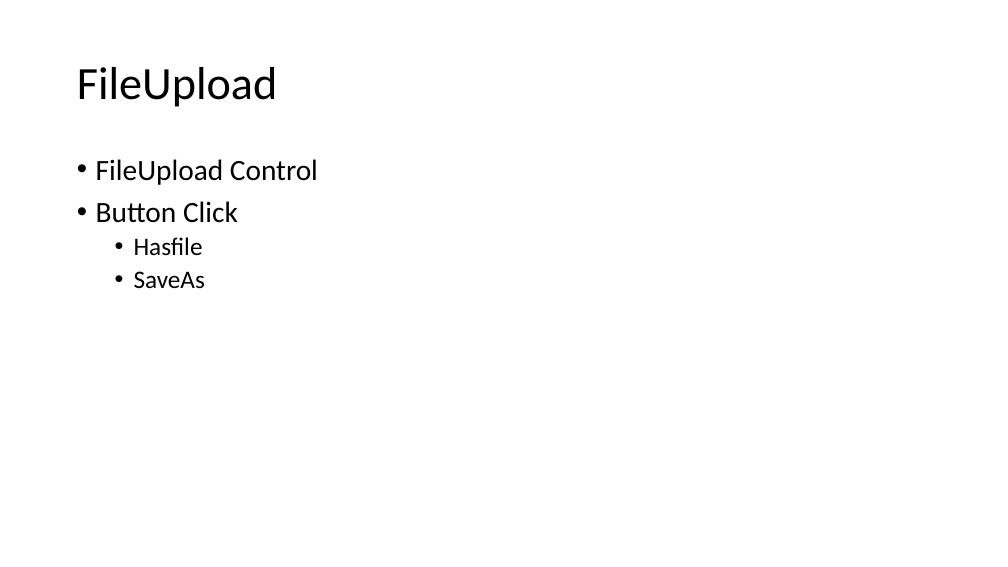
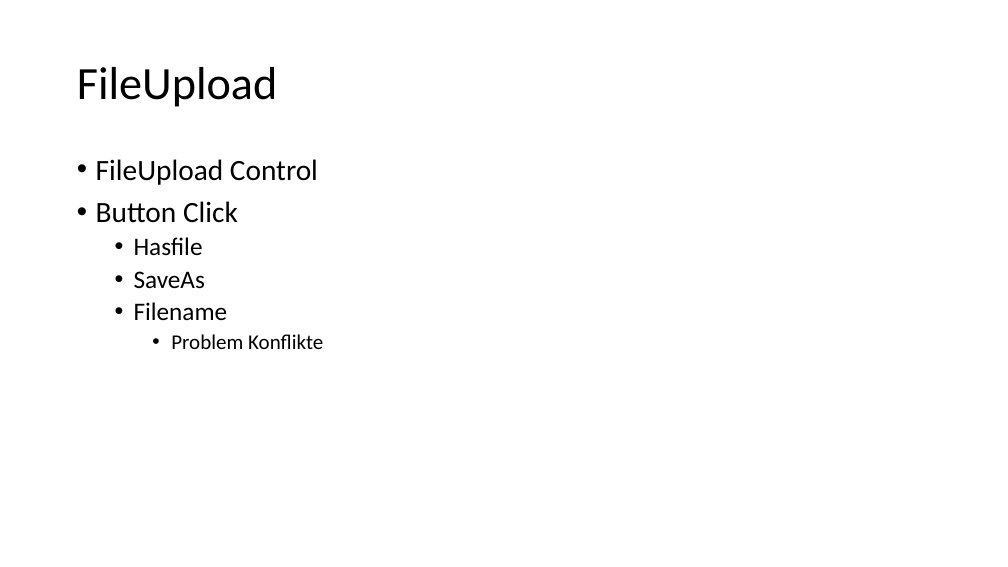
Before and after one commit to ppedvAG/WebformsKurs, a slide deck: slide 7 of 04WebformsAdvanced.pptx. Drawn at 1008x567 pixels with LibreOffice and Linux fonts; fonts in the diff are those of the drawing. Boxes give left, top, right and bottom in pixels: in the first picture for what was removed or moved away, otherwise in the second. Text is boxed around its words. In the diff, an @@ line names an element or a change of style, - is before the commit and + after.

```diff
--- a/04WebformsAdvanced.pptx
+++ b/04WebformsAdvanced.pptx
@@ text at bbox=[134, 302, 323, 349]: paragraphs added @@
+  • Filename
+    • Problem Konflikte
```
Also in this commit, not shown: 5 other files.
